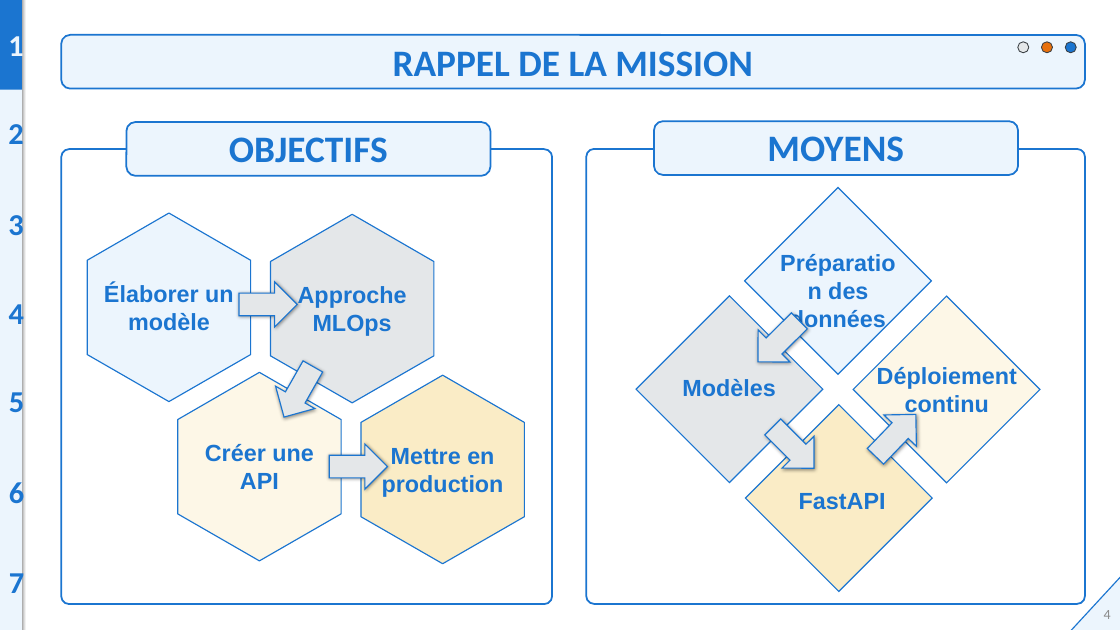
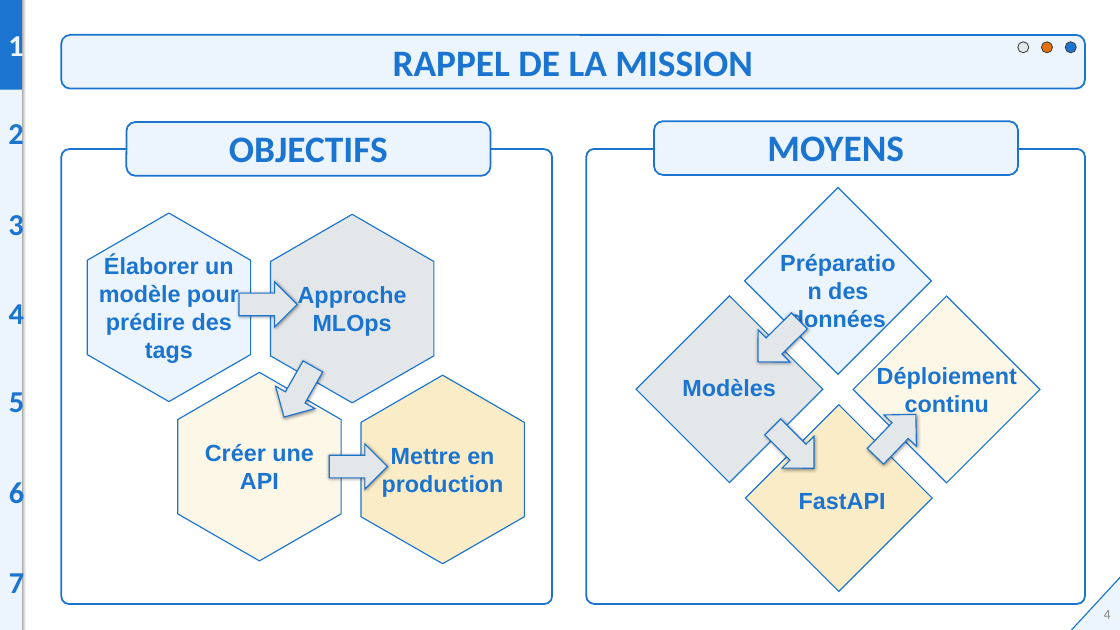
Before and after one commit to BiGHeaDMaX/Suggestion-automatique-de-mots-cles, a slide deck: slide 4 of 07 - Présentation.pptx. Drawn at 1120x630 pixels with LibreOffice and Linux fonts; fonts in the diff are those of the drawing. Boxes give left, top, right and bottom in pixels: in the first picture for what was removed or moved away, otherwise in the second. Text is boxed around its words. In the diff, an @@ line names an element or a change of style, - is before the commit and + after.

Commit message:
Correctif slide mission

```diff
--- a/07 - Présentation.pptx
+++ b/07 - Présentation.pptx
@@ text in freeform shape at bbox=[99, 256, 239, 363]: text changed @@
-Élaborer un modèle
+Élaborer un modèle pour prédire des tags
```
